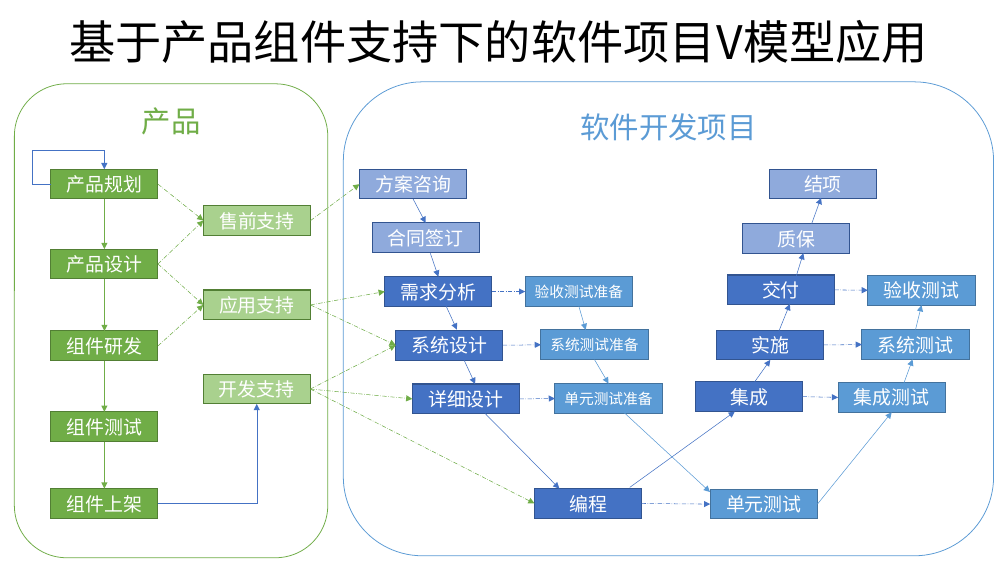
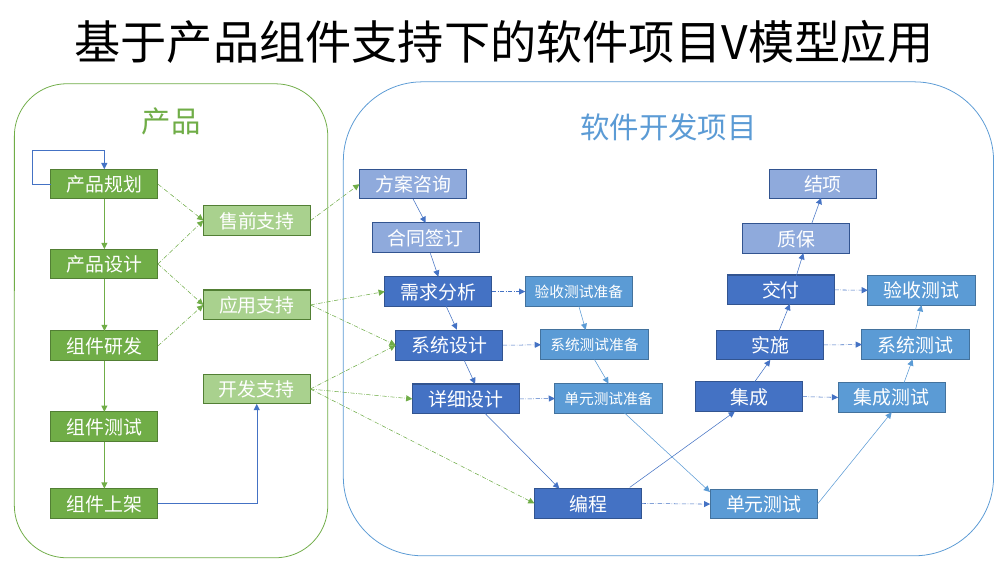
Before and after one commit to phenixiii/software-engineering-technology, a slide deck: slide 3 of ISO/作业指导书/00软件实现和服务提供作业指导书.pptx. Drawn at 1008x567 pixels with LibreOffice and Linux fonts; fonts in the diff are those of the drawing. Boxes give left, top, right and bottom in pixels: in the first picture for what was removed or moved away, otherwise in the second. Text is boxed around its words. In the diff, an @@ line names an element or a change of style, - is before the commit and + after.

```diff
--- a/ISO/作业指导书/00软件实现和服务提供作业指导书.pptx
+++ b/ISO/作业指导书/00软件实现和服务提供作业指导书.pptx
@@ title "基于产品组件支持下的软件项目V模型应用" at [75, 20, 934, 63]: alignment left to centre @@
```
Also in this commit, not shown: 11 other slides changed, 11 slides added, 2 other files.
